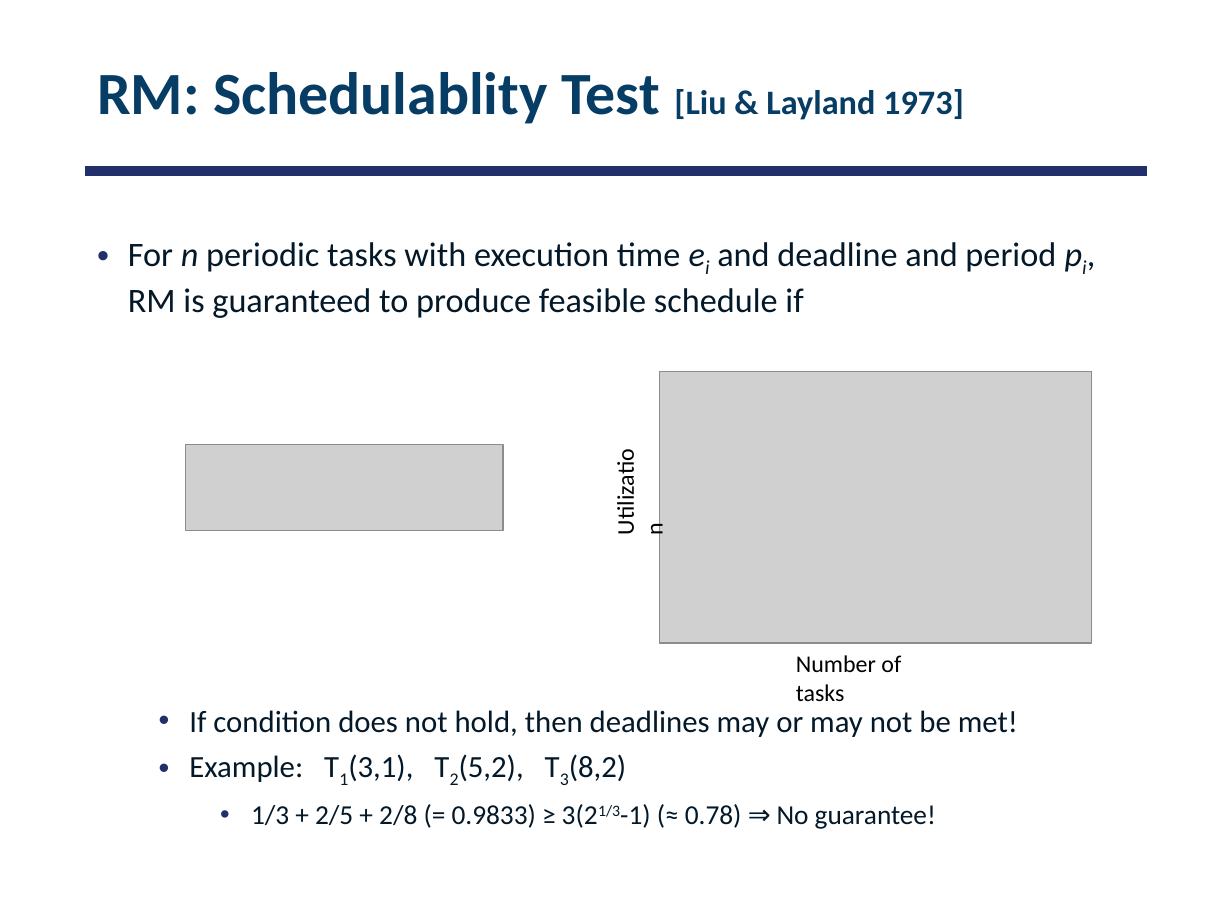
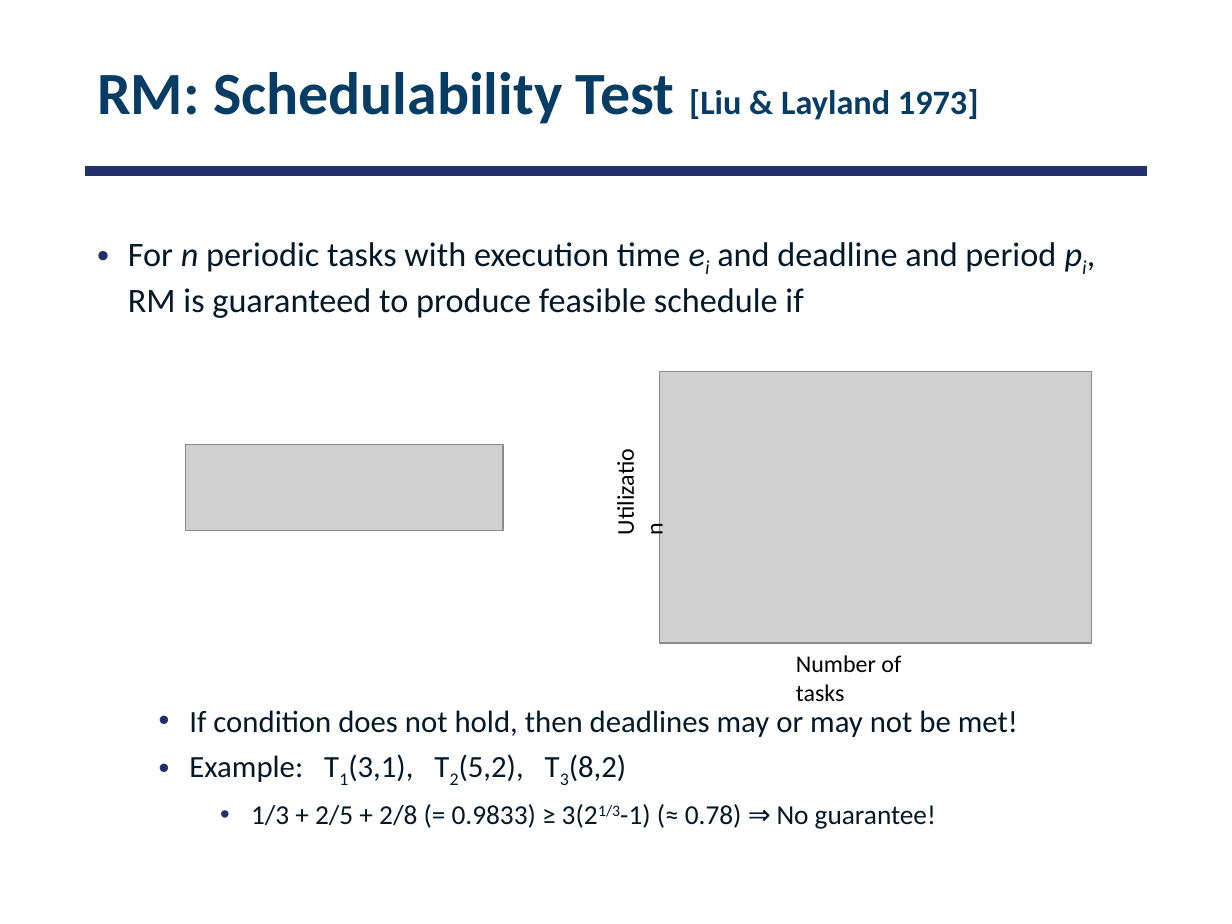
Before and after one commit to smajidzahedi/ECE350, a slide deck: slide 19 of 06-realtime.pptx. Drawn at 1232x924 pixels with LibreOffice and Linux fonts; fonts in the diff are those of the drawing; grey boxes stand for pictures. Boxes give left, top, right and bottom in pixels: in the first picture for what was removed or moved away, otherwise in the second. Text is boxed around its words. In the diff, an @@ line names an element or a change of style, - is before the commit and + after.

```diff
--- a/06-realtime.pptx
+++ b/06-realtime.pptx
@@ title at [97, 72, 979, 124]: text changed @@
-RM: Schedulablity Test [Liu & Layland 1973]
+RM: Schedulability Test [Liu & Layland 1973]
```
Also in this commit, not shown: 2 other slides changed, 1 other file.
